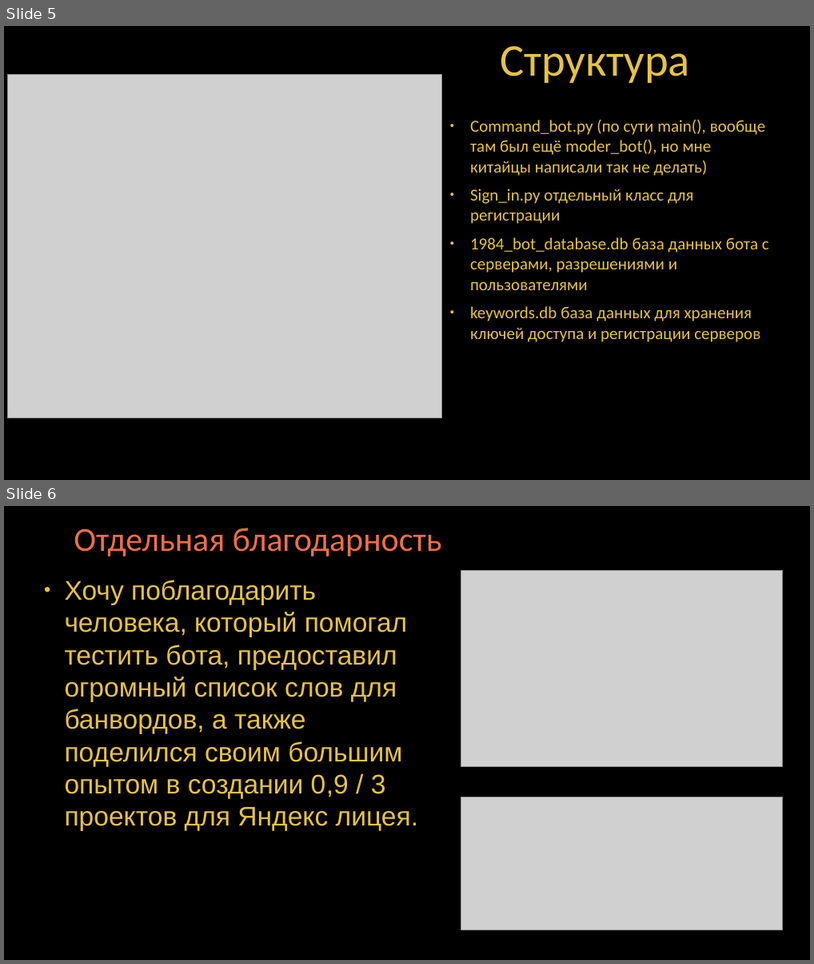
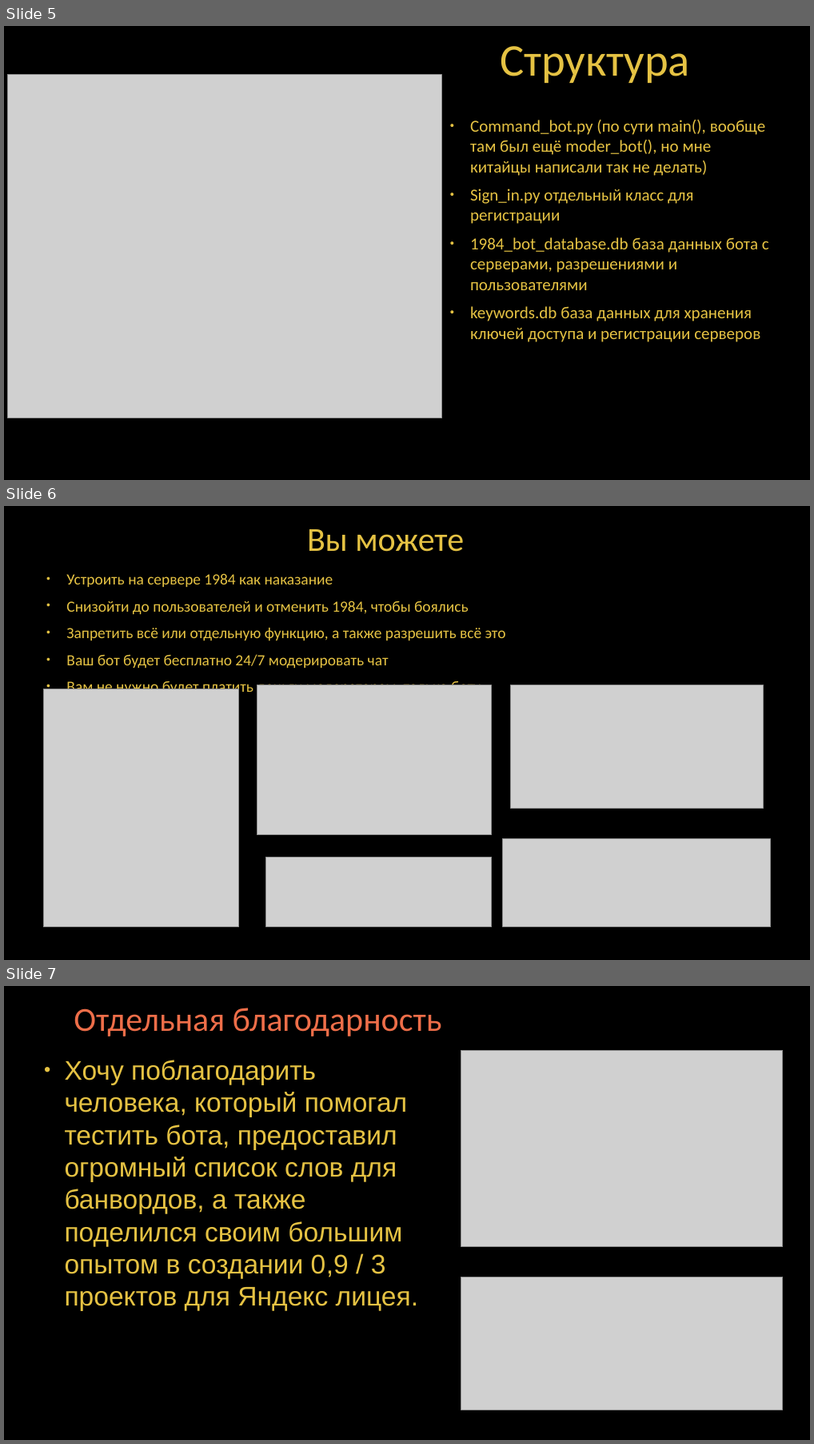
Before and after one commit to TOkotit/discord_bot_Yandex_project, a slide deck: doc/Самая лучшая презентация для проекта эвэр.pptx. Shown one above the other, each under a label of ours: slides 5 and 6 before the commit, slides 5, 6 and 7 after it. The pictures are 814x964 and 814x1444 pixels, drawn with LibreOffice and Linux fonts; fonts in the diff are those of the drawing; grey boxes stand for pictures; background and template pictures are left out. Boxes give left, top, right and bottom in pixels: in the first picture for what was removed or moved away, otherwise in the second. Text is boxed around its words. In the diff, an @@ line names an element or a change of style, - is before the commit and + after.

```diff
--- a/doc/Самая лучшая презентация для проекта эвэр.pptx
+++ b/doc/Самая лучшая презентация для проекта эвэр.pptx
@@ slide 6 added at (4,506,810,960), background picture (left out) @@
@@ title added at (307,529,464,552), 40 pt, text #E5C243 @@
+Вы можете
@@ text added at (66,573,506,696), 18.5 pt, text #E5C243 @@
+• Устроить на сервере 1984 как наказание
+• Снизойти до пользователей и отменить 1984, чтобы боялись
+• Запретить всё или отдельную функцию, а также разрешить всё это
+• Ваш бот будет бесплатно 24/7 модерировать чат
+• Вам не нужно будет платить деньги модераторам, только боту
@@ picture added at (43,688,239,927) @@
@@ picture added at (257,685,491,835) @@
@@ picture added at (510,685,764,808) @@
@@ picture added at (503,839,771,927) @@
@@ picture added at (266,857,492,927) @@
@@ what was slide 6 is now slide 7 @@
```
Also in this commit, not shown: 5 other files.
